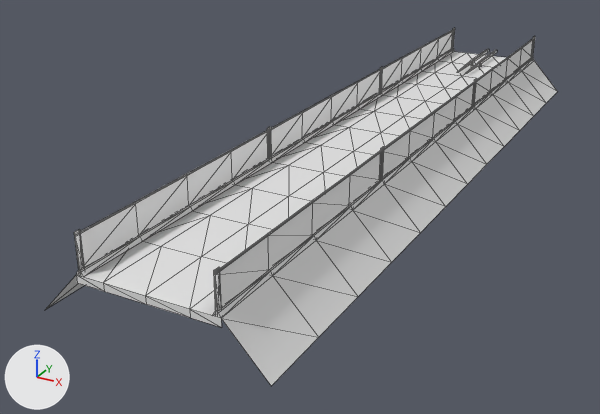
The OBJ model Resources/Meshes/Ground_Node_Pavement_Steel.obj: old version first, new version second.
One viewpoint serves both versions: a 50 mm lens placed at (26.7, -63.0, 22.9), pointed at (-4.9, -5.5, -5.8). The lights are fixed; the arrows at lower left show +X, +Y and +Z. Mesh edges are drawn as thin lines. Where no turn or scale is listed for an object, it has been applied to the vertices.

Objects in the first picture: 'Ground_Node_Pavement_Steel'.
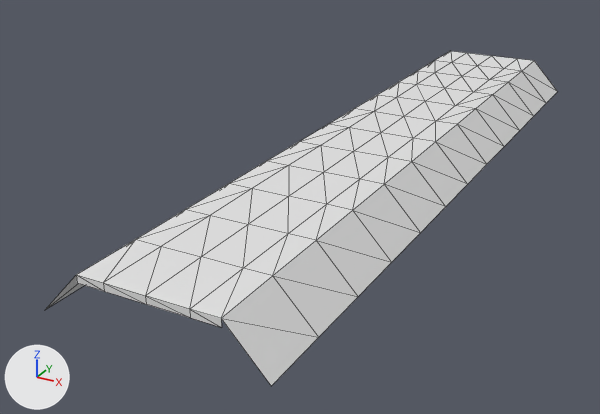
Diff of the bpy script that builds the scene:
```diff
--- a/Resources/Meshes/Ground_Node_Pavement_Steel.obj.py
+++ b/Resources/Meshes/Ground_Node_Pavement_Steel.obj.py
@@ me_ground_node_pavement_steel @@
 # used by ob_ground_node_pavement_steel; location = (0.0, 0.0, 0.0)
-me_ground_node_pavement_steel.from_pydata(...)  # 430 vertices, 668 faces; spans x -8.0..8.0, y -32.0..32.0, z -3.2..2.8
+me_ground_node_pavement_steel.from_pydata(...)  # 96 vertices, 152 faces; spans x -8.0..8.0, y -32.0..32.0, z -3.2..0.1
+# me_ground_node_pavement_steel part 1: 16 loose pieces with 256 vertices, spanning x -4.8..4.8, y -32.0..32.0, z -0.3..2.8, are deleted
+# me_ground_node_pavement_steel part 2
+# 78 vertices are removed from x -4.8..4.8, y -32.0..32.0, z 0.0..0.4
+# 152 faces are deleted
```

What differs and where, as boxes [x1, y1, x2, y2] in the pictures (600 x 414 px):
'Ground_Node_Pavement_Steel', reshaped (6% shorter)
    before: [45, 28, 557, 386]
    after: [45, 51, 557, 386]
part 1 of me_ground_node_pavement_steel, deleted
    before: [74, 28, 535, 312]
part 2 of me_ground_node_pavement_steel, deleted
    before: [76, 49, 534, 318]
